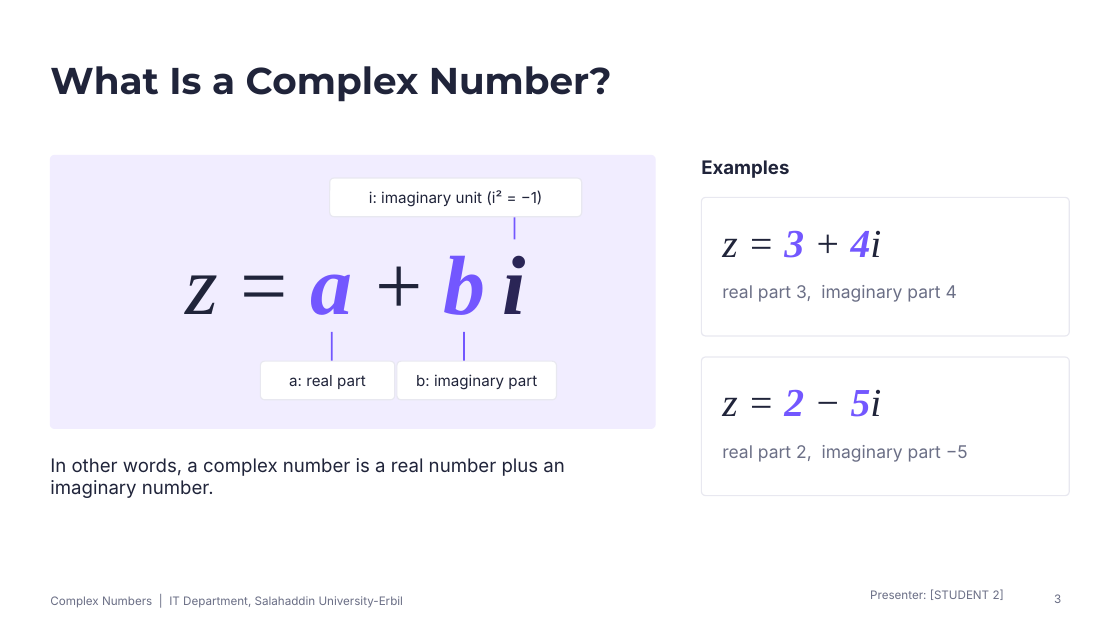
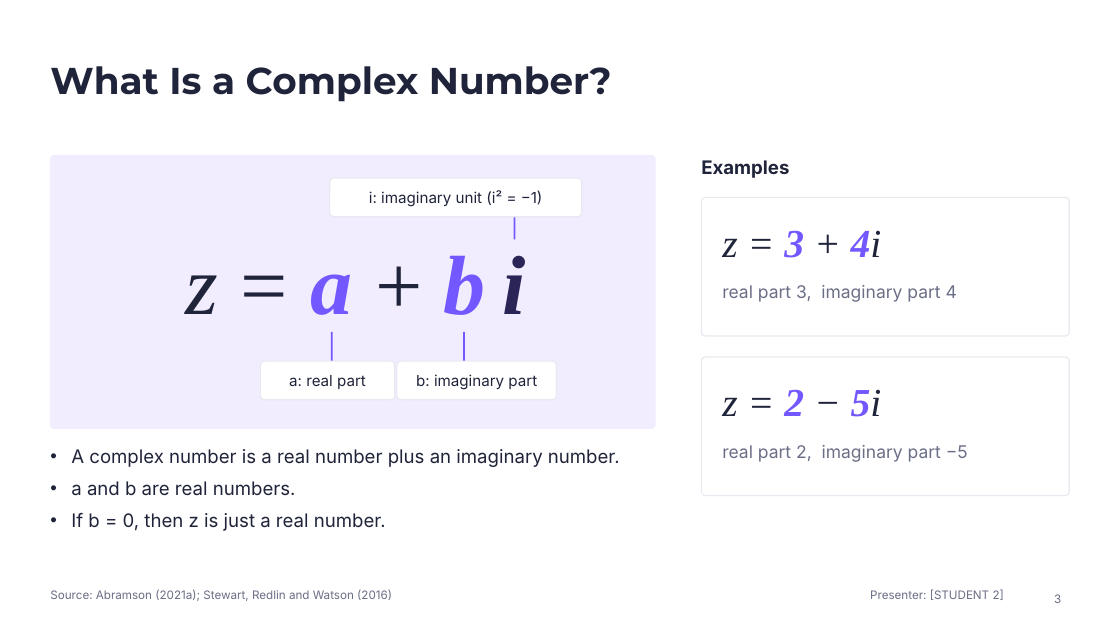
Before and after one commit to qaessafty-arch/shalaw, a slide deck: slide 3 of Complex_Numbers_Conjugate_and_Absolute_Value.pptx. Drawn at 1120x630 pixels with LibreOffice and Linux fonts; fonts in the diff are those of the drawing. Boxes give left, top, right and bottom in pixels: in the first picture for what was removed or moved away, otherwise in the second. Text is boxed around its words. In the diff, an @@ line names an element or a change of style, - is before the commit and + after.

```diff
--- a/Complex_Numbers_Conjugate_and_Absolute_Value.pptx
+++ b/Complex_Numbers_Conjugate_and_Absolute_Value.pptx
@@ text at [71, 449, 620, 531]: text changed @@
-In other words, a complex number is a real number plus an imaginary number.
+• A complex number is a real number plus an imaginary number.
+• a and b are real numbers.
+• If b = 0, then z is just a real number.
@@ text removed at [50, 596, 403, 608] @@
-Complex Numbers | IT Department, Salahaddin University-Erbil
@@ text added at [50, 589, 392, 601], 10 pt, text #6B6F86 @@
+Source: Abramson (2021a); Stewart, Redlin and Watson (2016)
```
Also in this commit, not shown: 16 other slides changed, 7 other files.
